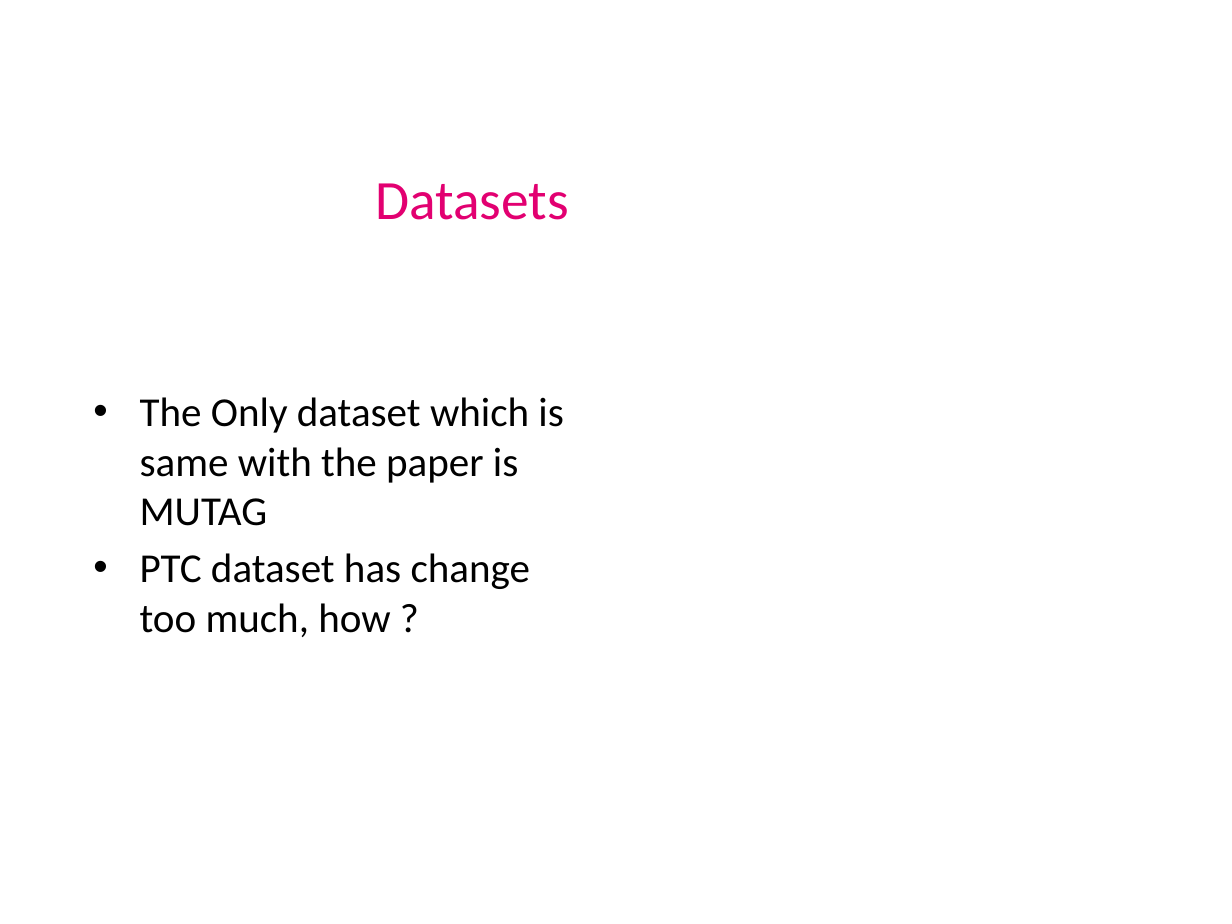
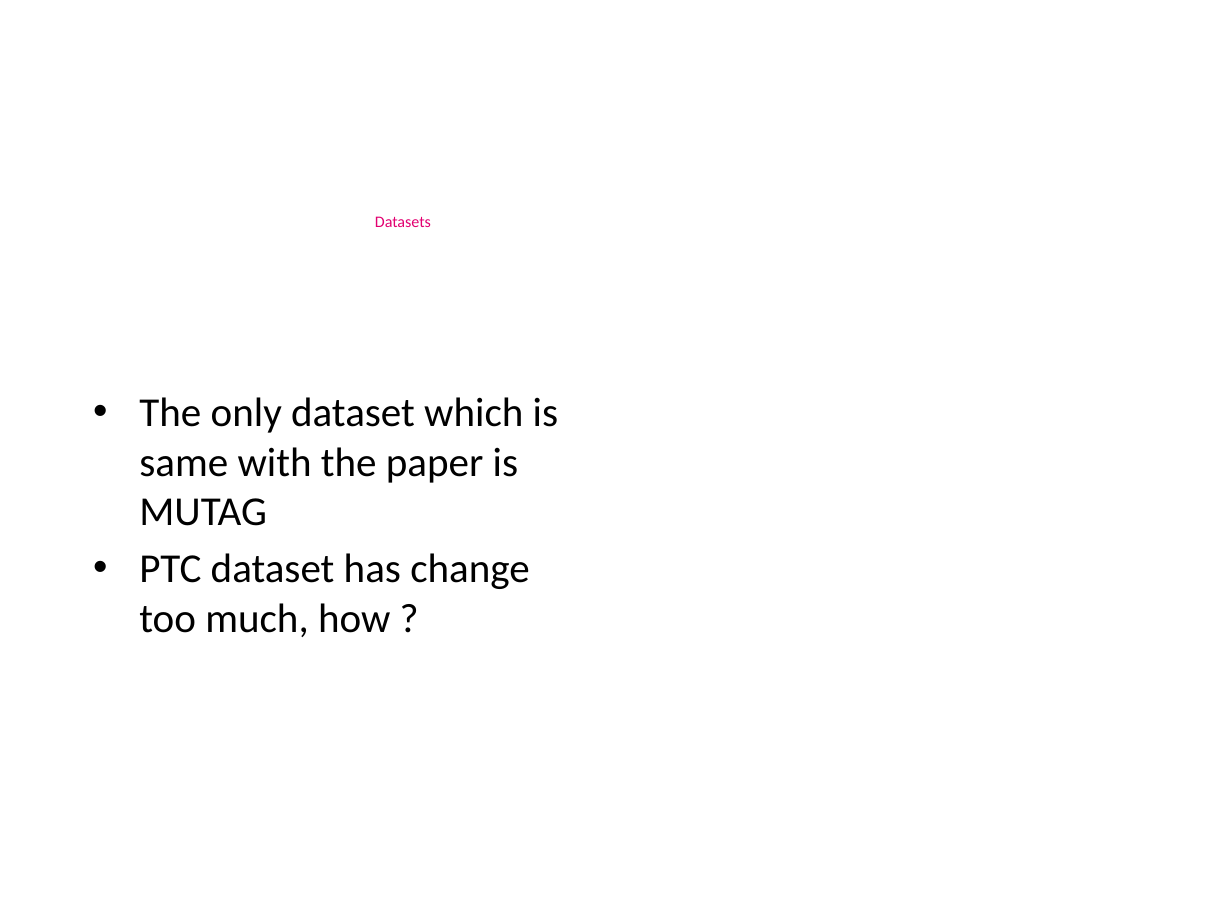
Before and after one commit to shayestehhamid/PatternRecognitionCourse, a slide deck: slide 14 of pattern_Presentation.pptx. Drawn at 1232x924 pixels with LibreOffice and Linux fonts; fonts in the diff are those of the drawing; background and template pictures are left out. Boxes give left, top, right and bottom in pixels: in the first picture for what was removed or moved away, otherwise in the second. Text is boxed around its words. In the diff, an @@ line names an element or a change of style, - is before the commit and + after.

```diff
--- a/pattern_Presentation.pptx
+++ b/pattern_Presentation.pptx
@@ text "Datasets" at box(375, 216, 431, 227): size 32.4 to 9.4 pt @@
@@ text at box(139, 397, 558, 526): text changed @@
-• The Only dataset which is same with the paper is MUTAG
+• The only dataset which is same with the paper is MUTAG
```
Also in this commit, not shown: 18 other slides changed, 1 other file.
